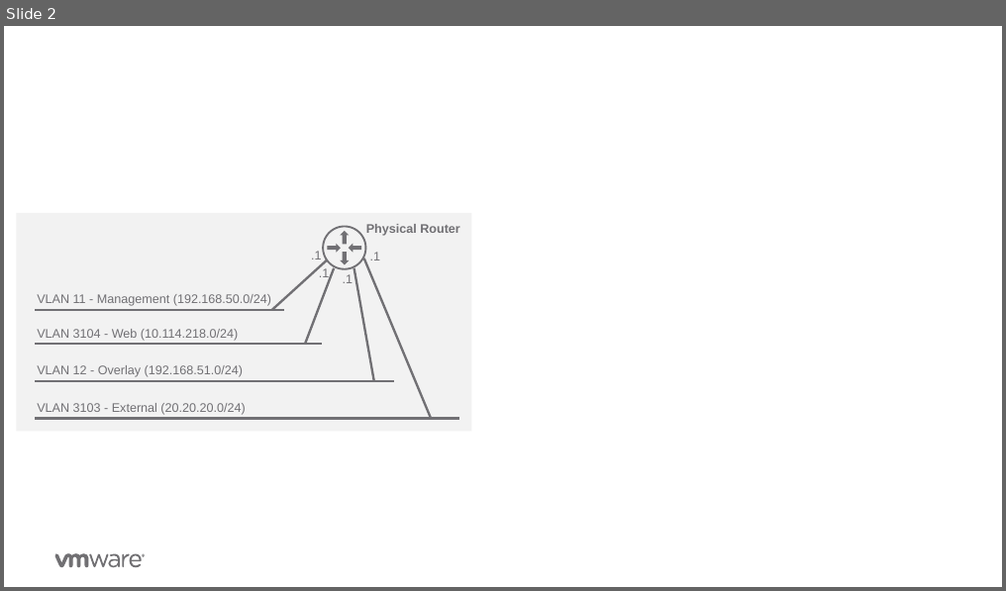
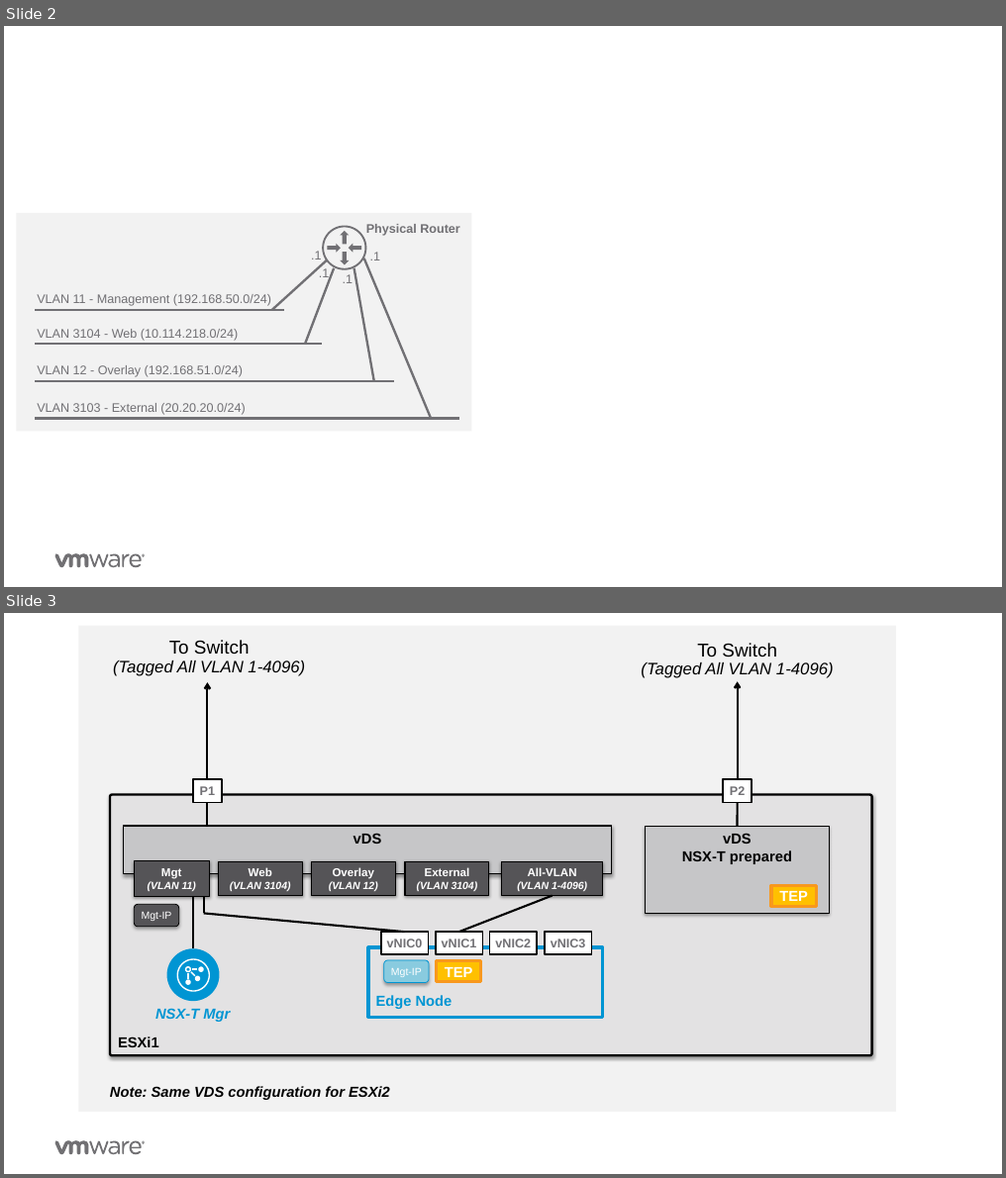
Before and after one commit to vmware-nsx/eval-docs, a slide deck: docs/assets/Graphics/Graphics-v0.1.pptx. Shown one above the other, each under a label of ours: slide 2 before the commit, slides 2 and 3 after it. The pictures are 1006x591 and 1006x1178 pixels, drawn with LibreOffice and Linux fonts; fonts in the diff are those of the drawing; background and template pictures are left out. Boxes give left, top, right and bottom in pixels: in the first picture for what was removed or moved away, otherwise in the second. Text is boxed around its words. In the diff, an @@ line names an element or a change of style, - is before the commit and + after.

```diff
--- a/docs/assets/Graphics/Graphics-v0.1.pptx
+++ b/docs/assets/Graphics/Graphics-v0.1.pptx
@@ slide 3 added at (4,613,1002,1174), background #FFFFFF; not listed: 7 template elements that a slide beside it also shows @@
@@ rectangle added at (79,626,896,1112), fill #F2F2F2 @@
@@ text added at (113,640,305,676), 16 pt, text #000000, italic @@
+To Switch
+(Tagged All VLAN 1-4096)
@@ text added at (641,643,834,678), 16 pt, text #000000, italic @@
+To Switch
+(Tagged All VLAN 1-4096)
@@ arrow added from (208, 780) to (208, 682), #000000 2 pt @@
@@ arrow added from (737, 780) to (737, 682), #000000 2 pt @@
@@ rectangle added at (193,780,222,803), fill #FFFFFF, outline #000000 1.5 pt, 12 pt, text #717074, bold @@
+P1
@@ rectangle added at (723,780,751,803), fill #FFFFFF, outline #000000 1.5 pt, 12 pt, text #717074, bold @@
+P2
@@ rounded rectangle added at (110,795,871,1057), fill #E3E2E3, outline #000000 2.25 pt, 14 pt, text #000000, bold @@
+ESXi1
@@ line added from (208, 802) to (208, 826), #000000 2 pt @@
@@ line added from (737, 802) to (737, 827), #000000 2 pt @@
@@ rectangle added at (123,826,612,873), fill #C6C6C8, outline #000000 1 pt, 14 pt, text #000000, bold @@
+vDS
@@ rectangle added at (646,827,829,914), fill #C6C6C8, outline #000000 1 pt, 14 pt, text #000000, bold @@
+vDS
+NSX-T prepared
@@ rectangle added at (135,861,209,896), fill #555457, outline #000000 1 pt, 10 pt, text #FFFFFF, bold, italic @@
+Mgt
+(VLAN 11)
@@ rectangle added at (218,861,302,895), fill #555457, outline #000000 1 pt, 10 pt, text #FFFFFF, bold, italic @@
+Web
+(VLAN 3104)
@@ rectangle added at (311,861,395,895), fill #555457, outline #000000 1 pt, 10 pt, text #FFFFFF, bold, italic @@
+Overlay
+(VLAN 12)
@@ rectangle added at (405,861,489,895), fill #555457, outline #000000 1 pt, 10 pt, text #FFFFFF, bold, italic @@
+External
+(VLAN 3104)
@@ rectangle added at (502,861,603,895), fill #555457, outline #000000 1 pt, 10 pt, text #FFFFFF, bold, italic @@
+All-VLAN
+(VLAN 1-4096)
@@ rounded rectangle added at (135,904,179,927), fill #555457, outline #000000 0.75 pt, 10 pt, text #FFFFFF @@
+Mgt-IP
@@ line added from (193, 897) to (193, 950), #000000 2 pt @@
@@ line added from (204, 913) to (204, 896), #000000 2 pt @@
@@ line added from (552, 896) to (459, 932), #000000 2 pt @@
@@ rectangle added at (771,885,816,906), fill #FFC000, outline #F8981D 3 pt, 14 pt, text #FFFFFF, bold @@
+TEP
@@ line added from (204, 913) to (405, 932), #000000 2 pt @@
@@ rectangle added at (381,932,429,955), fill #FFFFFF, outline #000000 1.5 pt, 12 pt, text #717074, bold @@
+vNIC0
@@ rectangle added at (436,932,482,955), fill #FFFFFF, outline #000000 1.5 pt, 12 pt, text #717074, bold @@
+vNIC1
@@ rectangle added at (490,932,537,955), fill #FFFFFF, outline #000000 1.5 pt, 12 pt, text #717074, bold @@
+vNIC2
@@ rectangle added at (545,932,592,955), fill #FFFFFF, outline #000000 1.5 pt, 12 pt, text #717074, bold @@
+vNIC3
@@ rectangle added at (368,948,603,1017), outline #0095D3 3 pt, 14 pt, text #0095D3, bold @@
+Edge Node
@@ rounded rectangle added at (383,960,429,983), fill #89CBDF, outline #0095D3 0.75 pt, 10 pt, text #FFFFFF @@
+Mgt-IP
@@ rectangle added at (436,961,481,981), fill #FFC000, outline #F8981D 3 pt, 14 pt, text #FFFFFF, bold @@
+TEP
@@ group added at (155,950,230,1022): 8 freeform shapes, 1 ellipse, 1 text @@
+NSX-T Mgr
@@ text added at (110,1086,390,1100), 14 pt, text #000000, bold, italic @@
+Note: Same VDS configuration for ESXi2
```
Also in this commit, not shown: 1 slide changed, 2 other files.
